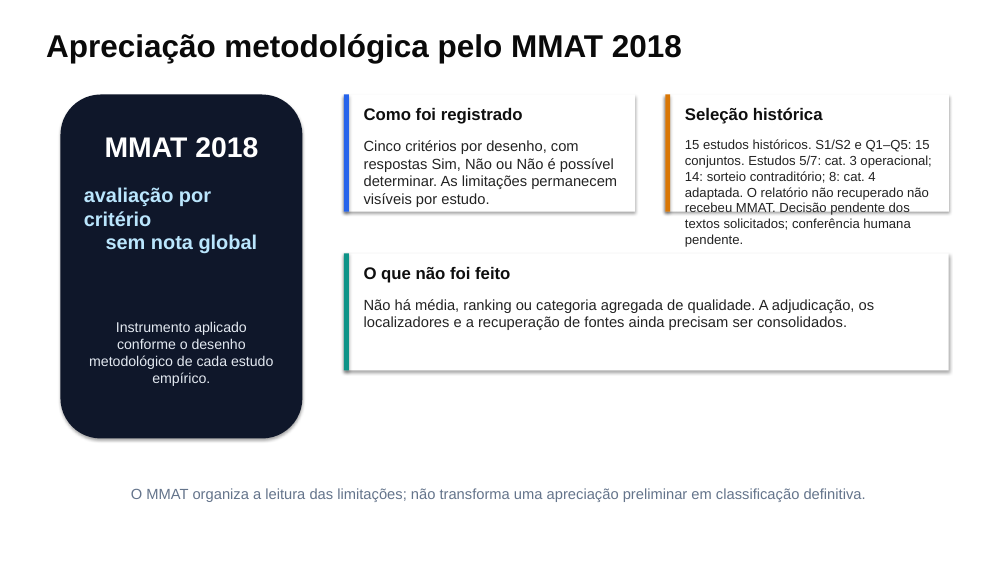
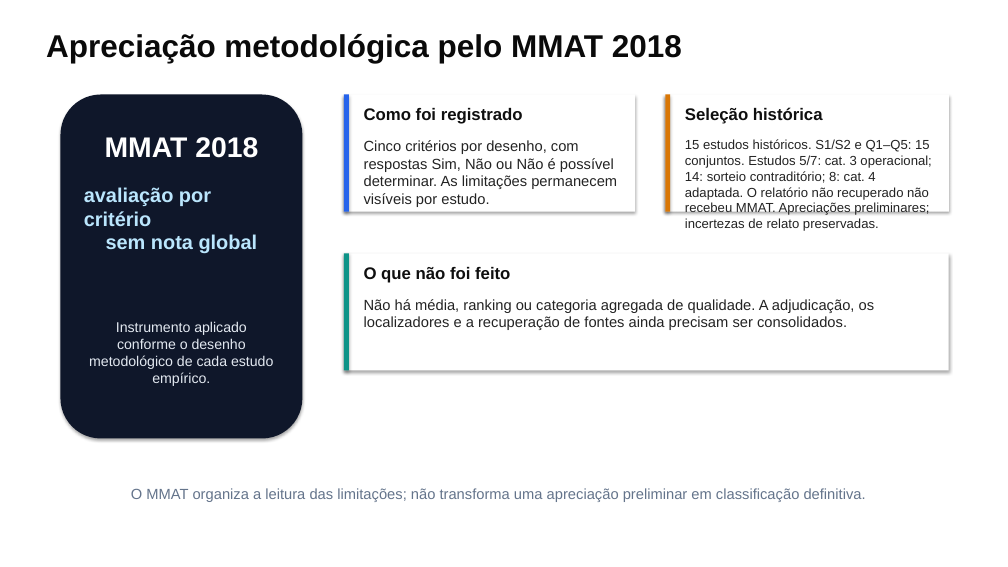
Before and after one commit to thalesfb/ccw, a slide deck: slide 13 of results/tcc/presentation/ensino_personalizado_de_matematica_tcc.pptx. Drawn at 1008x567 pixels with LibreOffice and Linux fonts; fonts in the diff are those of the drawing. Boxes give left, top, right and bottom in pixels: in the first picture for what was removed or moved away, otherwise in the second. Text is boxed around its words. In the diff, an @@ line names an element or a change of style, - is before the commit and + after.

```diff
--- a/results/tcc/presentation/ensino_personalizado_de_matematica_tcc.pptx
+++ b/results/tcc/presentation/ensino_personalizado_de_matematica_tcc.pptx
@@ text at box(685, 139, 931, 231): text changed @@
-15 estudos históricos. S1/S2 e Q1–Q5: 15 conjuntos. Estudos 5/7: cat. 3 operacional; 14: sorteio contraditório; 8: cat. 4 adaptada. O relatório não recuperado não recebeu MMAT. Decisão pendente dos textos solicitados; conferência humana pendente.
+15 estudos históricos. S1/S2 e Q1–Q5: 15 conjuntos. Estudos 5/7: cat. 3 operacional; 14: sorteio contraditório; 8: cat. 4 adaptada. O relatório não recuperado não recebeu MMAT. Apreciações preliminares; incertezas de relato preservadas.
```
Also in this commit, not shown: 3 other slides changed, 45 other files.
